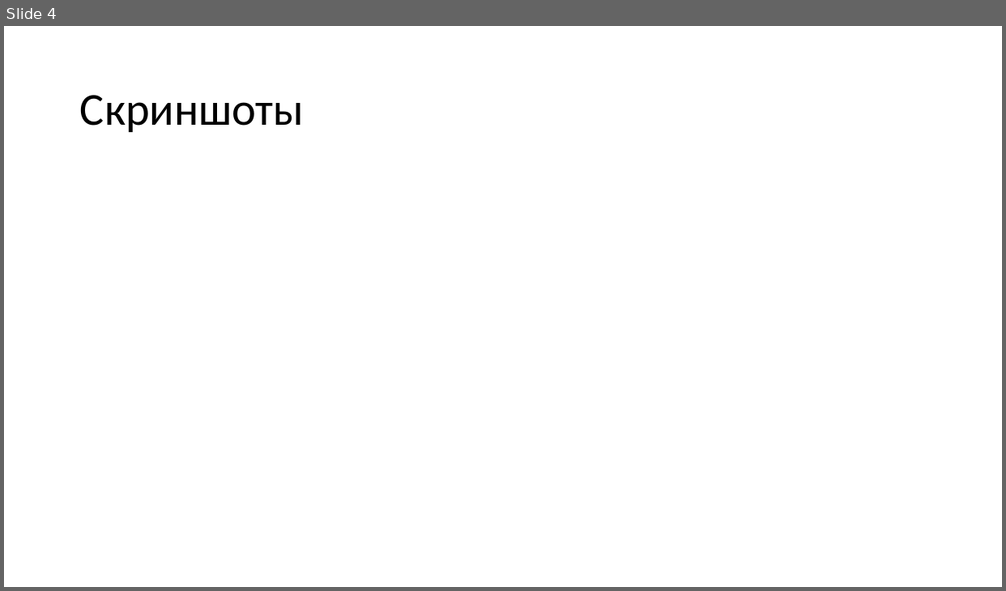
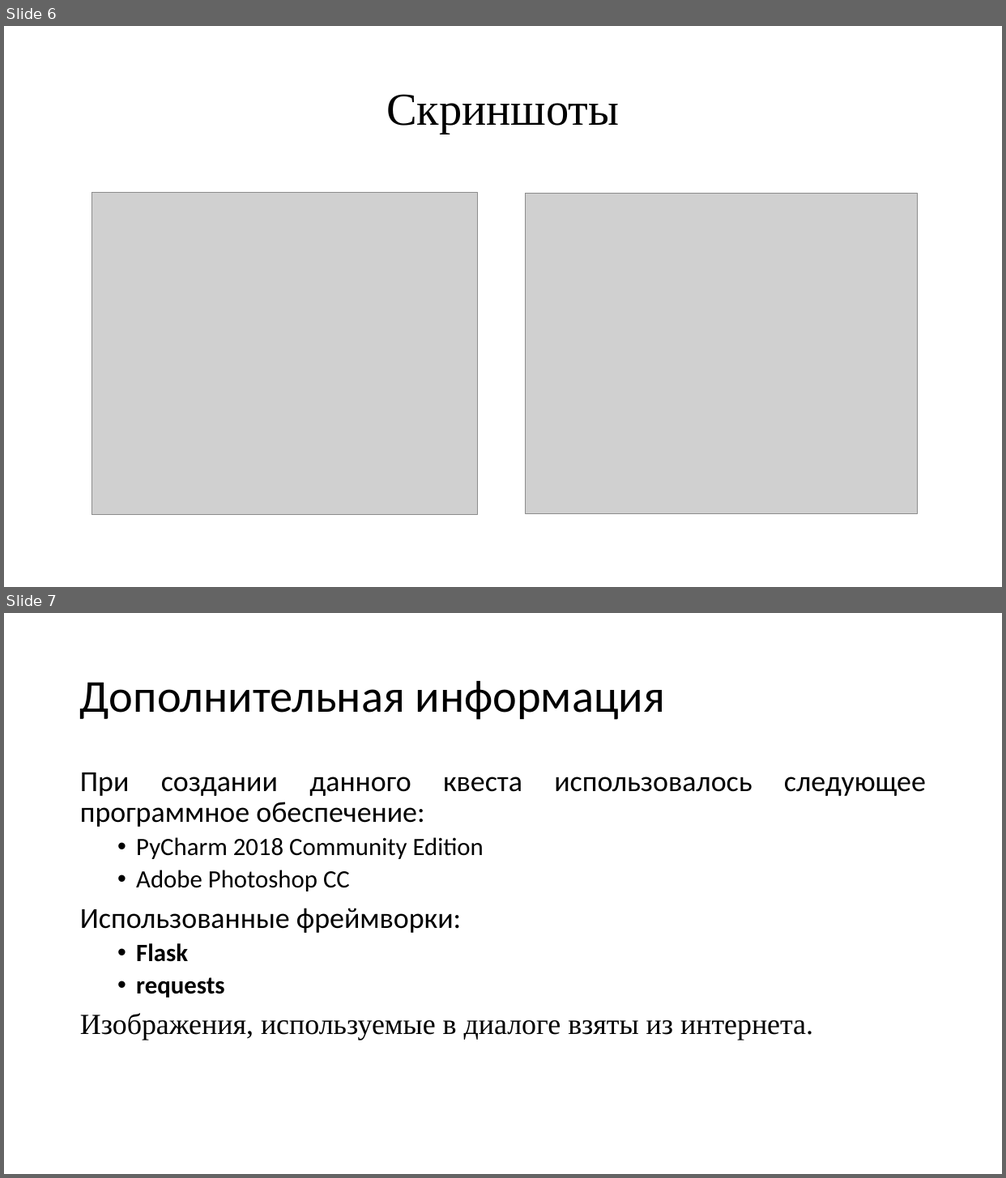
Before and after one commit to Glander13/AliceProject, a slide deck: Квест «Побег из белого дома».pptx. Shown one above the other, each under a label of ours: slide 4 before the commit, slides 6 and 7 after it. The pictures are 1006x591 and 1006x1178 pixels, drawn with LibreOffice and Linux fonts; fonts in the diff are those of the drawing; grey boxes stand for pictures. Boxes give left, top, right and bottom in pixels: in the first picture for what was removed or moved away, otherwise in the second. Text is boxed around its words. In the diff, an @@ line names an element or a change of style, - is before the commit and + after.

```diff
--- a/Квест «Побег из белого дома».pptx
+++ b/Квест «Побег из белого дома».pptx
@@ slide 7 added at (4,613,1002,1174), background #FFFFFF @@
@@ title added at (80,681,665,720), 44 pt, text #000000 @@
+Дополнительная информация
@@ text added at (80,773,926,1041), 28 pt, text #000000 @@
+При создании данного квеста использовалось следующее программное обеспечение:
+  • PyCharm 2018 Community Edition
+  • Adobe Photoshop CC
+Использованные фреймворки:
+  • Flask
+  • requests
+Изображения, используемые в диалоге взяты из интернета.
@@ what was slide 4 is now slide 6 @@
@@ slide 6 changed as well @@
@@ title "Скриншоты" at (386,94,619,134): font Calibri to Times New Roman; alignment left to centre @@
@@ picture added at (92,192,478,515) @@
@@ picture added at (526,194,918,514) @@
```
Also in this commit, not shown: 3 other slides changed, 2 other slides added, 2 other files.
